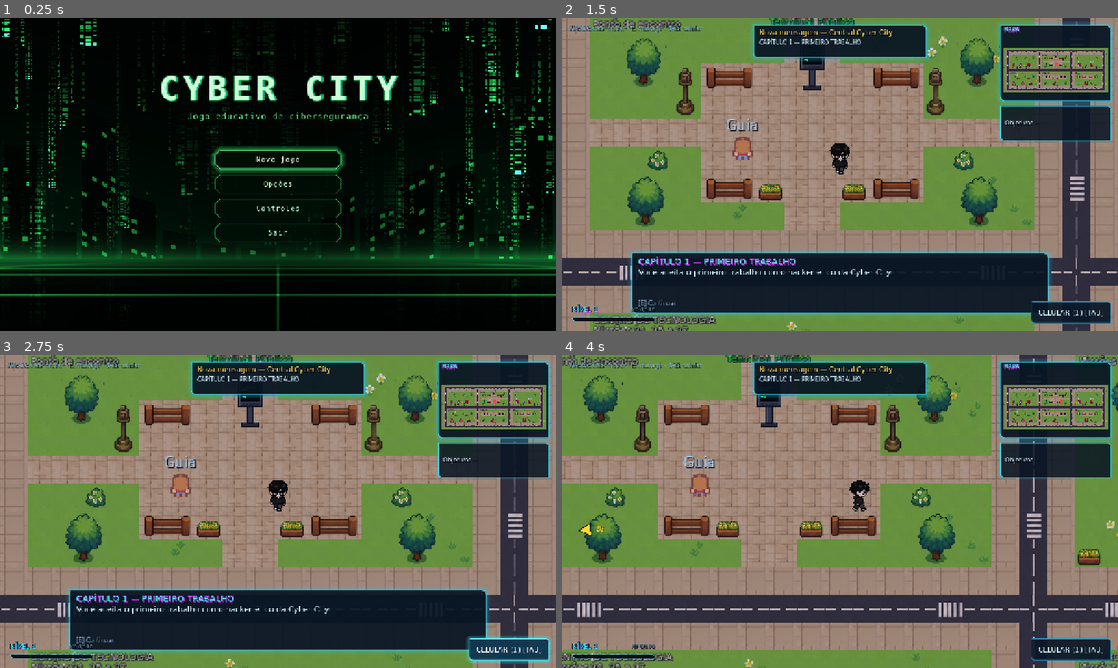
Above: before the commit, frames 1-4 (two rows, left to right).
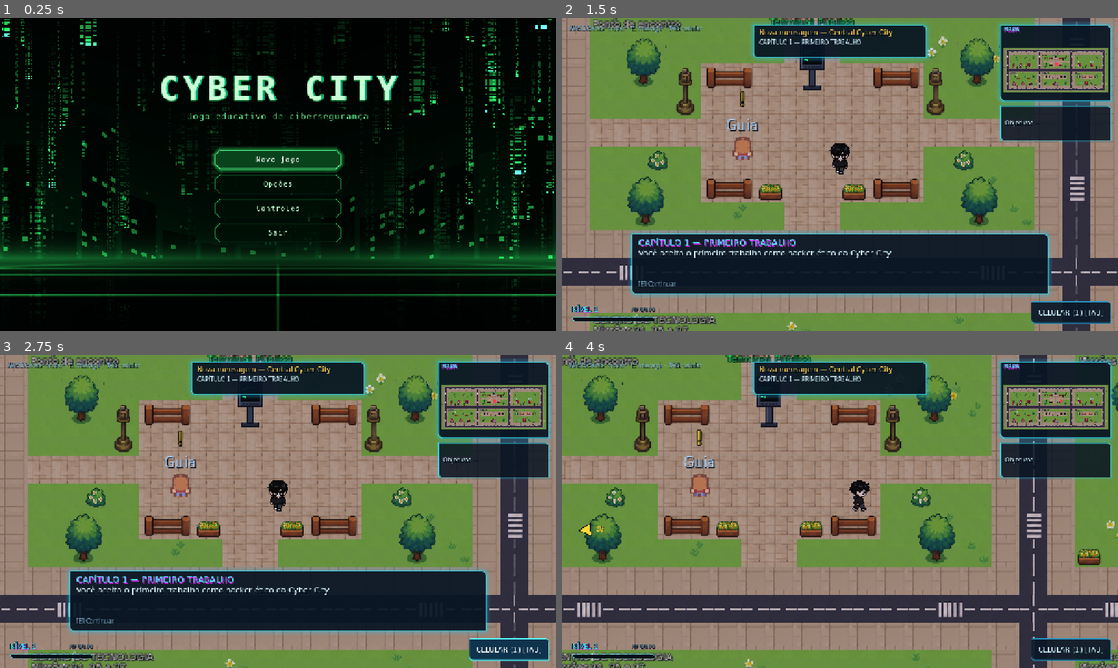
Above: after the commit, the same moments.

Repository: brenocoelhos/CyberCity
Game: Godot game, scene res://scenes/ui/MainMenu.tscn
The game is run twice, just before and just after one commit, with the same random seed, the same clock (stepped at 60 frames per second) and the same inputs.
Inputs (mouse positions are in pixels of both pictures, inside the frame that each line leads up to):
- Up to frame 1 (0.25 s): no input
- Up to frame 2 (1.5 s): click "Novo jogo" at 0.5 s; tap Enter at 1.25 s; move the mouse to (962, 158) at 1.27 s; hold D (move_right) from 1.28 s (still down); hold E (interact) from 1.28 s (still down)
- Up to frame 3 (2.75 s): release D (move_right) at 2 s; release E (interact) at 2 s; click "CELULAR (1) [TAB]" at 2 s
- Up to frame 4 (4 s): move the mouse to (728, 527) at 2.77 s; hold S (move_down) 2.78-3.53 s; tap E (interact) at 2.85 s; tap Space at 3.5 s; move the mouse to (895, 442) at 3.52 s; hold D (move_right) from 3.53 s (still down); hold E (interact) from 3.53 s (still down)

The runs differ from the first frame. In frame 1, 1.2% of the frame differs, in the area x 38-62%, y 42-49%; in frame 2, 11%; in frame 3, 11%, in the area x 12-100%, y 24-99%; in frame 4, less than 0.1%.

Commit message:
Unifica hover/selecao dos botoes, marcador "!" nos NPCs e sobe o dialogo
- Botoes: hover e foco com o mesmo visual (menu: mouse da o foco ao botao)
- NPCs: "!" amarelo sempre visivel e animado acima do nome
- Caixa de dialogo subiu para nao cobrir o cartao de nivel

Co-Authored-By: Claude Sonnet 5.5 <noreply@anthropic.com>
Claude-Session: https://claude.ai/code/session_01DNFjVUKeBJRM6nCVVYZZrs

Diff:
--- a/assets/ui/cyber_theme.tres
+++ b/assets/ui/cyber_theme.tres
@@ -77,8 +77,10 @@
 content_margin_right = 16.0
 content_margin_bottom = 6.0
 
+; Destaque (mouse em cima OU botão selecionado pelo teclado): o mesmo estilo
+; nos dois casos, opaco e sem brilho, para nunca parecerem diferentes.
 [sub_resource type="StyleBoxFlat" id="BtnHover"]
-bg_color = Color(0.06, 0.2, 0.3, 0.95)
+bg_color = Color(0.06, 0.2, 0.3, 1)
 border_width_left = 1
 border_width_top = 1
 border_width_right = 1
@@ -88,8 +90,6 @@
 corner_radius_top_right = 8
 corner_radius_bottom_right = 2
 corner_radius_bottom_left = 8
-shadow_color = Color(0.2, 0.95, 1, 0.4)
-shadow_size = 8
 content_margin_left = 16.0
 content_margin_top = 6.0
 content_margin_right = 16.0
@@ -128,23 +128,6 @@
 content_margin_top = 6.0
 content_margin_right = 16.0
 content_margin_bottom = 6.0
-
-; --- Foco do teclado: contorno só (sem fundo) ---
-[sub_resource type="StyleBoxFlat" id="Focus"]
-draw_center = false
-border_width_left = 2
-border_width_top = 2
-border_width_right = 2
-border_width_bottom = 2
-border_color = Color(1, 0.85, 0.3, 1)
-corner_radius_top_left = 2
-corner_radius_top_right = 8
-corner_radius_bottom_right = 2
-corner_radius_bottom_left = 8
-expand_margin_left = 2.0
-expand_margin_top = 2.0
-expand_margin_right = 2.0
-expand_margin_bottom = 2.0
 
 ; --- Barra de progresso (XP) ---
 [sub_resource type="StyleBoxFlat" id="BarBg"]
@@ -249,7 +232,7 @@
 Button/styles/hover = SubResource("BtnHover")
 Button/styles/pressed = SubResource("BtnPressed")
 Button/styles/disabled = SubResource("BtnDisabled")
-Button/styles/focus = SubResource("Focus")
+Button/styles/focus = SubResource("BtnHover")
 
 CheckButton/colors/font_color = Color(0.8, 0.95, 1, 1)
 CheckButton/colors/font_hover_color = Color(1, 1, 1, 1)
@@ -257,7 +240,7 @@
 CheckButton/styles/hover = SubResource("BtnHover")
 CheckButton/styles/pressed = SubResource("BtnNormal")
 CheckButton/styles/hover_pressed = SubResource("BtnHover")
-CheckButton/styles/focus = SubResource("Focus")
+CheckButton/styles/focus = SubResource("BtnHover")
 
 ; ---------- Barras e campos ----------
 ProgressBar/styles/background = SubResource("BarBg")
--- a/assets/ui/menu_theme.tres
+++ b/assets/ui/menu_theme.tres
@@ -100,22 +100,6 @@
 content_margin_right = 16.0
 content_margin_bottom = 8.0
 
-; Foco (teclado / botão selecionado): só contorno brilhante, sem preencher
-[sub_resource type="StyleBoxFlat" id="BtnFocus"]
-draw_center = false
-border_width_left = 2
-border_width_top = 2
-border_width_right = 2
-border_width_bottom = 2
-border_color = Color(0.35, 1, 0.55, 1)
-corner_radius_top_left = 10
-corner_radius_top_right = 10
-corner_radius_bottom_right = 10
-corner_radius_bottom_left = 10
-corner_detail = 1
-shadow_color = Color(0.2, 1, 0.45, 0.5)
-shadow_size = 12
-
 [sub_resource type="StyleBoxFlat" id="SliderTrack"]
 bg_color = Color(0, 0.05, 0.02, 0.95)
 border_width_left = 1
@@ -179,19 +163,22 @@
 Button/colors/font_pressed_color = Color(1, 1, 1, 1)
 Button/colors/font_focus_color = Color(1, 1, 1, 1)
 Button/colors/font_disabled_color = Color(0.35, 0.5, 0.4, 1)
+; O destaque (preenchimento + borda + brilho) é o estilo "focus". O "hover"
+; fica igual ao normal: ao passar o mouse, MainMenu.gd dá o foco ao botão,
+; então mouse e teclado mostram exatamente o mesmo visual.
 Button/styles/normal = SubResource("BtnNormal")
-Button/styles/hover = SubResource("BtnHover")
+Button/styles/hover = SubResource("BtnNormal")
 Button/styles/pressed = SubResource("BtnPressed")
 Button/styles/disabled = SubResource("BtnNormal")
-Button/styles/focus = SubResource("BtnFocus")
+Button/styles/focus = SubResource("BtnHover")
 
 CheckButton/colors/font_color = Color(0.75, 1, 0.82, 1)
 CheckButton/colors/font_hover_color = Color(1, 1, 1, 1)
 CheckButton/styles/normal = SubResource("BtnNormal")
-CheckButton/styles/hover = SubResource("BtnHover")
+CheckButton/styles/hover = SubResource("BtnNormal")
 CheckButton/styles/pressed = SubResource("BtnNormal")
-CheckButton/styles/hover_pressed = SubResource("BtnHover")
-CheckButton/styles/focus = SubResource("BtnFocus")
+CheckButton/styles/hover_pressed = SubResource("BtnNormal")
+CheckButton/styles/focus = SubResource("BtnHover")
 
 HSlider/styles/slider = SubResource("SliderTrack")
 HSlider/styles/grabber_area = SubResource("SliderFill")
--- a/scenes/npc/NPC.tscn
+++ b/scenes/npc/NPC.tscn
@@ -23,6 +23,18 @@
 horizontal_alignment = 1
 text = "Morador"
 
+[node name="Marker" type="Label" parent="."]
+offset_left = -10.0
+offset_top = -64.0
+offset_right = 10.0
+offset_bottom = -36.0
+theme_override_colors/font_color = Color(1, 0.85, 0.2, 1)
+theme_override_colors/font_outline_color = Color(0, 0, 0, 1)
+theme_override_constants/outline_size = 6
+theme_override_font_sizes/font_size = 22
+text = "!"
+horizontal_alignment = 1
+
 [node name="Body" type="StaticBody2D" parent="."]
 collision_layer = 1
 collision_mask = 0
--- a/scenes/ui/DialogueBox.tscn
+++ b/scenes/ui/DialogueBox.tscn
@@ -7,9 +7,9 @@
 
 [node name="Panel" type="Panel" parent="."]
 offset_left = 160.0
-offset_top = 540.0
+offset_top = 496.0
 offset_right = 1120.0
-offset_bottom = 680.0
+offset_bottom = 636.0
 
 [node name="SpeakerLabel" type="Label" parent="Panel"]
 offset_left = 16.0
--- a/scripts/dialogue/NPC.gd
+++ b/scripts/dialogue/NPC.gd
@@ -12,6 +12,18 @@
 @export var mission_to_start: String = ""
 
 
+func _ready() -> void:
+	super._ready()
+	# O "!" amarelo fica sempre sobre o NPC (lembra o jogador de conversar
+	# antes de ir aos computadores) e sobe e desce devagar.
+	var marker: Label = get_node_or_null("../Marker")
+	if marker:
+		var base_y := marker.position.y
+		var tween := create_tween().set_loops()
+		tween.tween_property(marker, "position:y", base_y - 6.0, 0.5)
+		tween.tween_property(marker, "position:y", base_y, 0.5)
+
+
 func _on_interact() -> void:
 	DialogueManager.start_dialogue(npc_name, dialogue_lines)
 
--- a/scripts/ui/MainMenu.gd
+++ b/scripts/ui/MainMenu.gd
@@ -41,6 +41,13 @@
 	quit_button.pressed.connect(_on_quit_pressed)
 	controls_back_button.pressed.connect(_close_controls)
 	options_panel.closed.connect(_show_main_buttons)
+
+	# Mouse em cima de um botão = botão selecionado. Assim o mouse e o teclado
+	# mostram sempre o mesmo destaque, e só um botão fica aceso por vez.
+	for button in find_children("*", "BaseButton", true, false):
+		button.mouse_entered.connect(func() -> void:
+			if button.is_visible_in_tree() and not button.disabled:
+				button.grab_focus())
 
 	controls_panel.visible = false
 	_show_main_buttons()
Not shown: 1 places in assets/ui/cyber_theme.tres that only renumber resources
Not shown: 1 places in assets/ui/menu_theme.tres that only renumber resources
